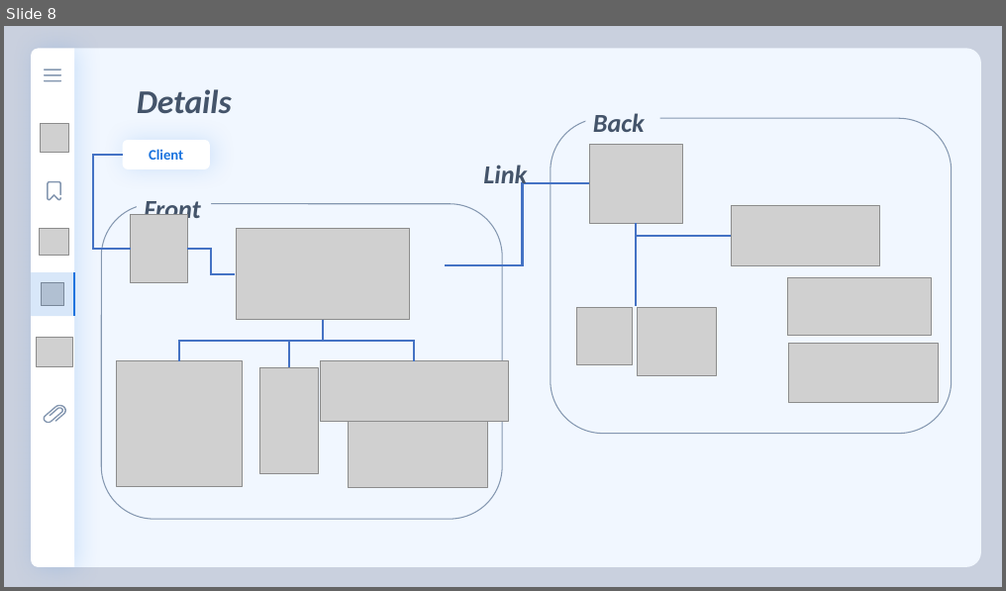
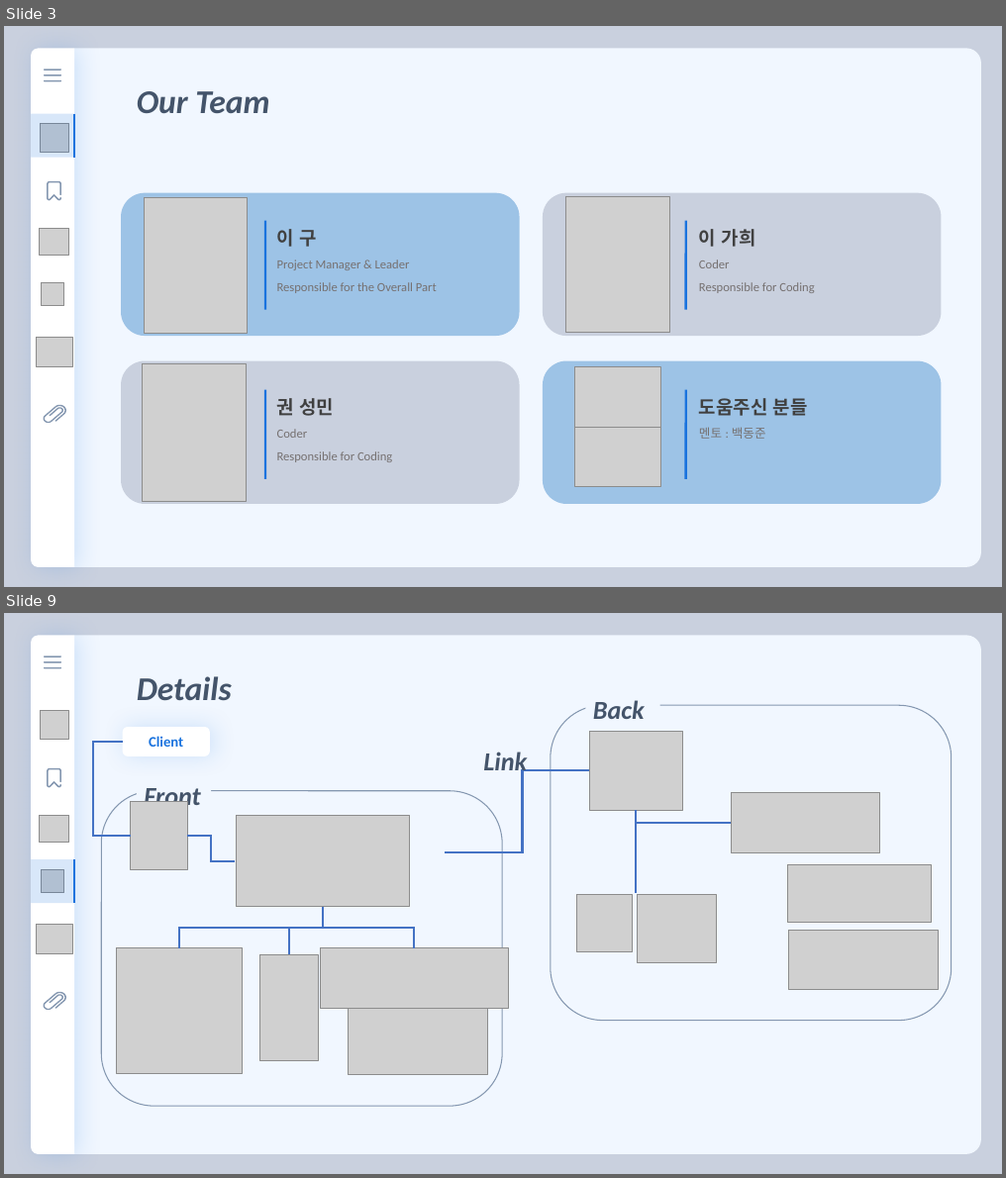
Before and after one commit to florentious/AutoGenerating_VariableName, a slide deck: Text/Presentation/presentation_ver0_3.pptm. Shown one above the other, each under a label of ours: slide 8 before the commit, slides 3 and 9 after it; the slides between them are not shown. The pictures are 1006x591 and 1006x1178 pixels, drawn with LibreOffice and Linux fonts; fonts in the diff are those of the drawing; grey boxes stand for pictures. Boxes give left, top, right and bottom in pixels: in the first picture for what was removed or moved away, otherwise in the second. Text is boxed around its words. In the diff, an @@ line names an element or a change of style, - is before the commit and + after.

```diff
--- a/Text/Presentation/presentation_ver0_3.pptm
+++ b/Text/Presentation/presentation_ver0_3.pptm
@@ slide 3 added at box(4, 26, 1002, 587), background #C9D0DE @@
@@ round same rect added at box(74, 49, 982, 568), fill #F1F7FF @@
@@ table added at box(31, 113, 74, 157), 1 rows, 1 columns @@
+
@@ text added at box(137, 91, 269, 113), 32 pt, text #44546A, bold, italic @@
+Our Team
@@ rounded rectangle added at box(121, 193, 519, 336), fill #9DC3E6 @@
@@ picture added at box(144, 197, 247, 334) @@
@@ rounded rectangle added at box(543, 193, 942, 336), fill #C9D0DE @@
@@ picture added at box(566, 196, 669, 332) @@
@@ line added from (265, 221) to (265, 310), #1A73DE 2.25 pt @@
@@ text added at box(277, 229, 437, 293), 12 pt, text #767171 @@
+이 구
+Project Manager & Leader
+Responsible for the Overall Part
@@ line added from (686, 221) to (686, 310), #1A73DE 2.25 pt @@
@@ text added at box(699, 229, 814, 293), 12 pt, text #767171 @@
+이 가희
+Coder
+Responsible for Coding
@@ group added at box(31, 48, 74, 568): 4 pictures, 3 rounded rectangles, 2 freeform shapes, 1 round same rect @@
@@ rounded rectangle added at box(121, 362, 519, 504), fill #C9D0DE @@
@@ picture added at box(143, 364, 246, 501) @@
@@ rounded rectangle added at box(543, 362, 942, 504), fill #9DC3E6 @@
@@ picture added at box(574, 368, 660, 440) @@
@@ line added from (265, 390) to (265, 479), #1A73DE 2.25 pt @@
@@ text added at box(277, 398, 392, 463), 12 pt, text #767171 @@
+권 성민
+Coder
+Responsible for Coding
@@ line added from (686, 390) to (686, 479), #1A73DE 2.25 pt @@
@@ text added at box(699, 398, 808, 439), 18 pt, text #404040, bold @@
+도움주신 분들
+멘토 : 백동준
@@ picture added at box(574, 427, 660, 486) @@
@@ what was slide 8 is now slide 9 @@
```
Also in this commit, not shown: 14 slides changed, 4 other slides added, 3 slides removed, 2 other files.
